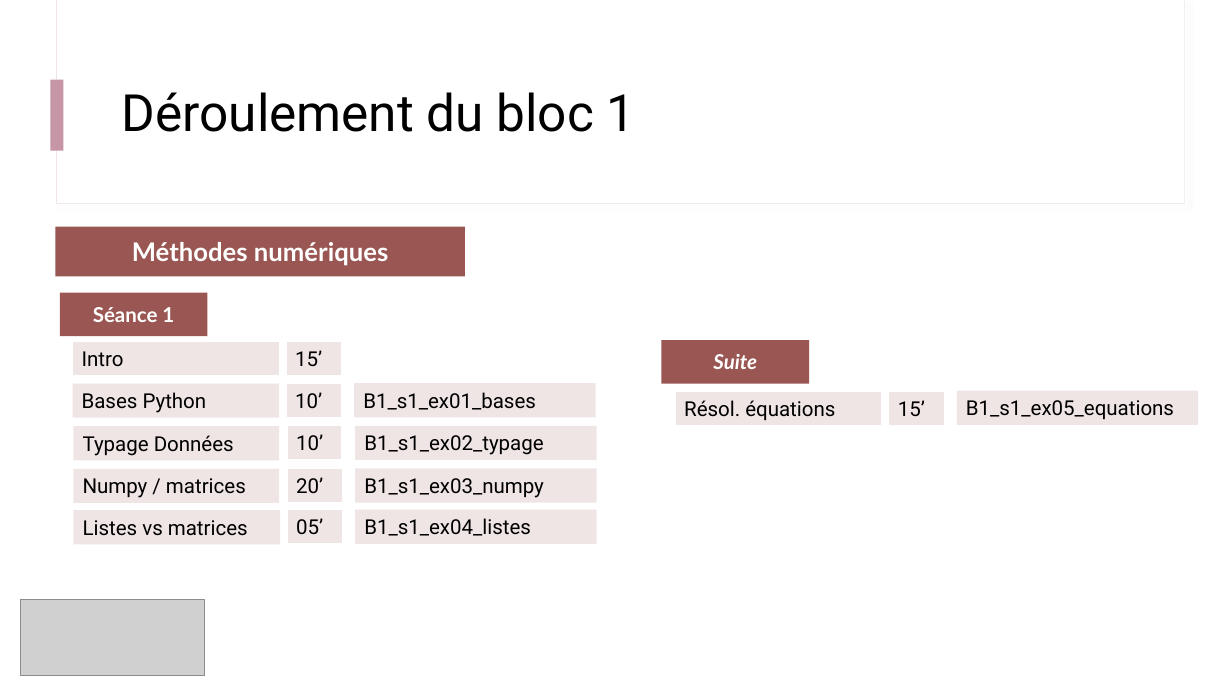
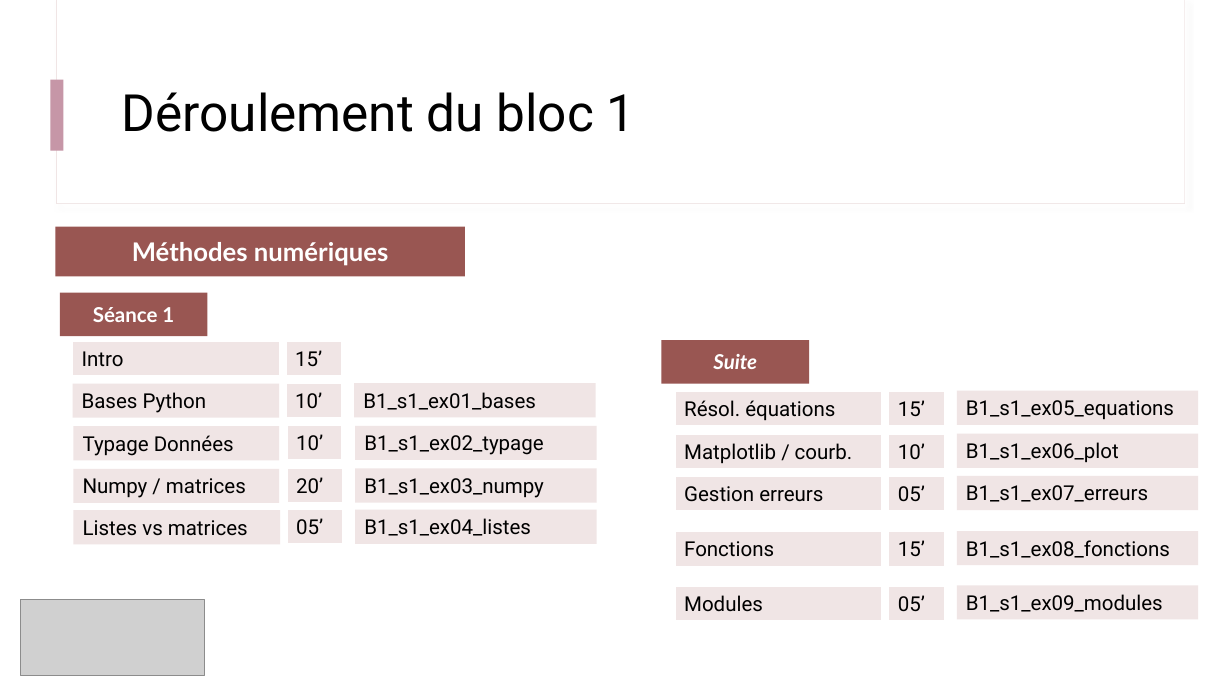
Before and after one commit to IOGS-Digital-Methods/semester-5, a slide deck: slide 3 of s5_outils_numeriques/b1_outils_numeriques/seance1_demistifier_python/B1_0_Deroulement.pptx. Drawn at 1232x693 pixels with LibreOffice and Linux fonts; fonts in the diff are those of the drawing; grey boxes stand for pictures. Boxes give left, top, right and bottom in pixels: in the first picture for what was removed or moved away, otherwise in the second. Text is boxed around its words. In the diff, an @@ line names an element or a change of style, - is before the commit and + after.

Commit message:
Update Bloc 1

```diff
--- a/s5_outils_numeriques/b1_outils_numeriques/seance1_demistifier_python/B1_0_Deroulement.pptx
+++ b/s5_outils_numeriques/b1_outils_numeriques/seance1_demistifier_python/B1_0_Deroulement.pptx
@@ rectangle added at <box>676,434,883,469</box>, fill #F0E5E5, outline #FFFFFF 0.75 pt, 16 pt, text #000000 @@
+Matplotlib / courb.
@@ rectangle added at <box>889,434,945,469</box>, fill #F0E5E5, outline #FFFFFF 0.75 pt, 16 pt, text #000000 @@
+10’
@@ rectangle added at <box>958,433,1199,468</box>, fill #F0E5E5, 16 pt, text #000000 @@
+B1_s1_ex06_plot
@@ rectangle added at <box>676,477,883,511</box>, fill #F0E5E5, outline #FFFFFF 0.75 pt, 16 pt, text #000000 @@
+Gestion erreurs
@@ rectangle added at <box>889,477,945,511</box>, fill #F0E5E5, outline #FFFFFF 0.75 pt, 16 pt, text #000000 @@
+05’
@@ rectangle added at <box>958,476,1199,510</box>, fill #F0E5E5, 16 pt, text #000000 @@
+B1_s1_ex07_erreurs
@@ rectangle added at <box>676,532,883,567</box>, fill #F0E5E5, outline #FFFFFF 0.75 pt, 16 pt, text #000000 @@
+Fonctions
@@ rectangle added at <box>889,532,945,567</box>, fill #F0E5E5, outline #FFFFFF 0.75 pt, 16 pt, text #000000 @@
+15’
@@ rectangle added at <box>958,531,1199,566</box>, fill #F0E5E5, 16 pt, text #000000 @@
+B1_s1_ex08_fonctions
@@ rectangle added at <box>676,586,883,620</box>, fill #F0E5E5, outline #FFFFFF 0.75 pt, 16 pt, text #000000 @@
+Modules
@@ rectangle added at <box>889,586,945,620</box>, fill #F0E5E5, outline #FFFFFF 0.75 pt, 16 pt, text #000000 @@
+05’
@@ rectangle added at <box>958,585,1199,619</box>, fill #F0E5E5, 16 pt, text #000000 @@
+B1_s1_ex09_modules
```
Also in this commit, not shown: 1 slide added, 45 other files.
